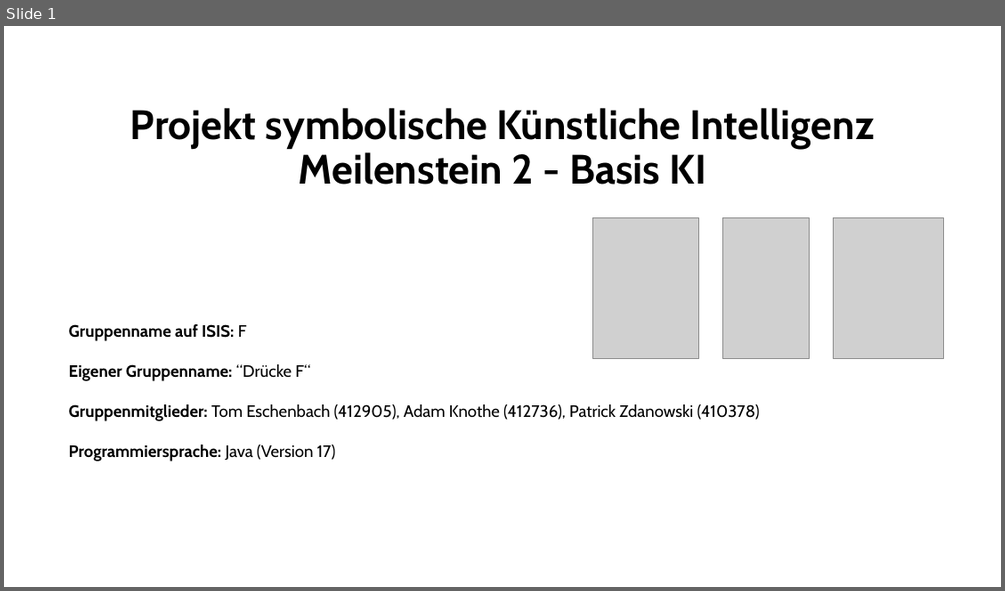
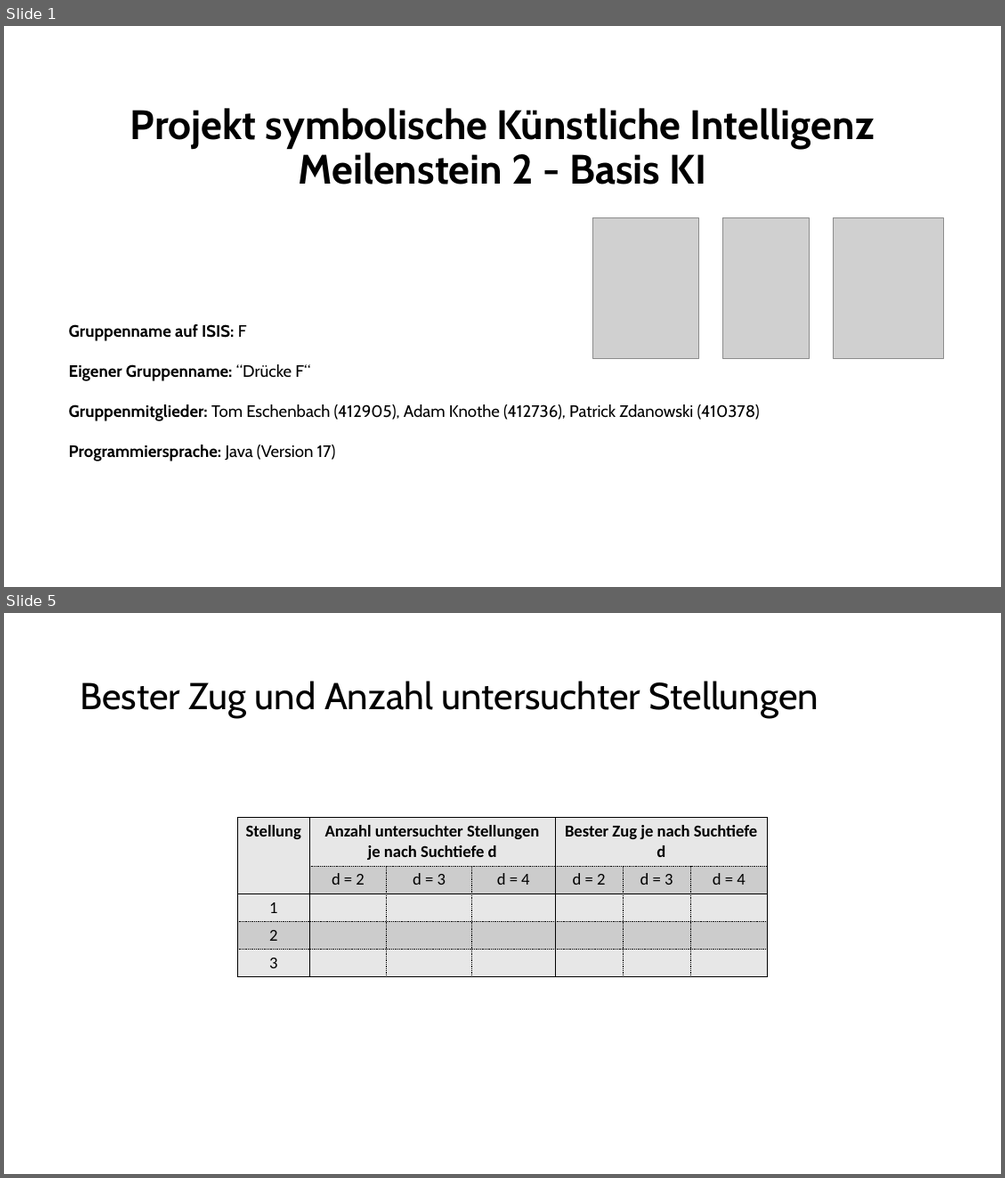
Before and after one commit to patrickzda/chess_engine, a slide deck: PJ_KI_MST2.pptx. Shown one above the other, each under a label of ours: slide 1 before the commit, slides 1 and 5 after it; the slides between them are not shown. The pictures are 1005x591 and 1005x1178 pixels, drawn with LibreOffice and Linux fonts; fonts in the diff are those of the drawing; grey boxes stand for pictures. Boxes give left, top, right and bottom in pixels: in the first picture for what was removed or moved away, otherwise in the second. Text is boxed around its words. In the diff, an @@ line names an element or a change of style, - is before the commit and + after.

```diff
--- a/PJ_KI_MST2.pptx
+++ b/PJ_KI_MST2.pptx
@@ slide 5 added at box(4, 613, 1001, 1174), background #FFFFFF @@
@@ title added at box(80, 681, 819, 717), 36 pt, text #000000 @@
+Bester Zug und Anzahl untersuchter Stellungen
@@ table added at box(237, 818, 767, 975), 5 rows, 7 columns @@
+Stellung | Anzahl untersuchter Stellungen je nach Suchtiefe d |  |  | Bester Zug je nach Suchtiefe d |  | 
+ | d = 2 | d = 3 | d = 4 | d = 2 | d = 3 | d = 4
+1 |  |  |  |  |  | 
+2 |  |  |  |  |  | 
+3 |  |  |  |  |  | 
```
Also in this commit, not shown: 5 slides changed, 1 slide removed, 2 other files.
